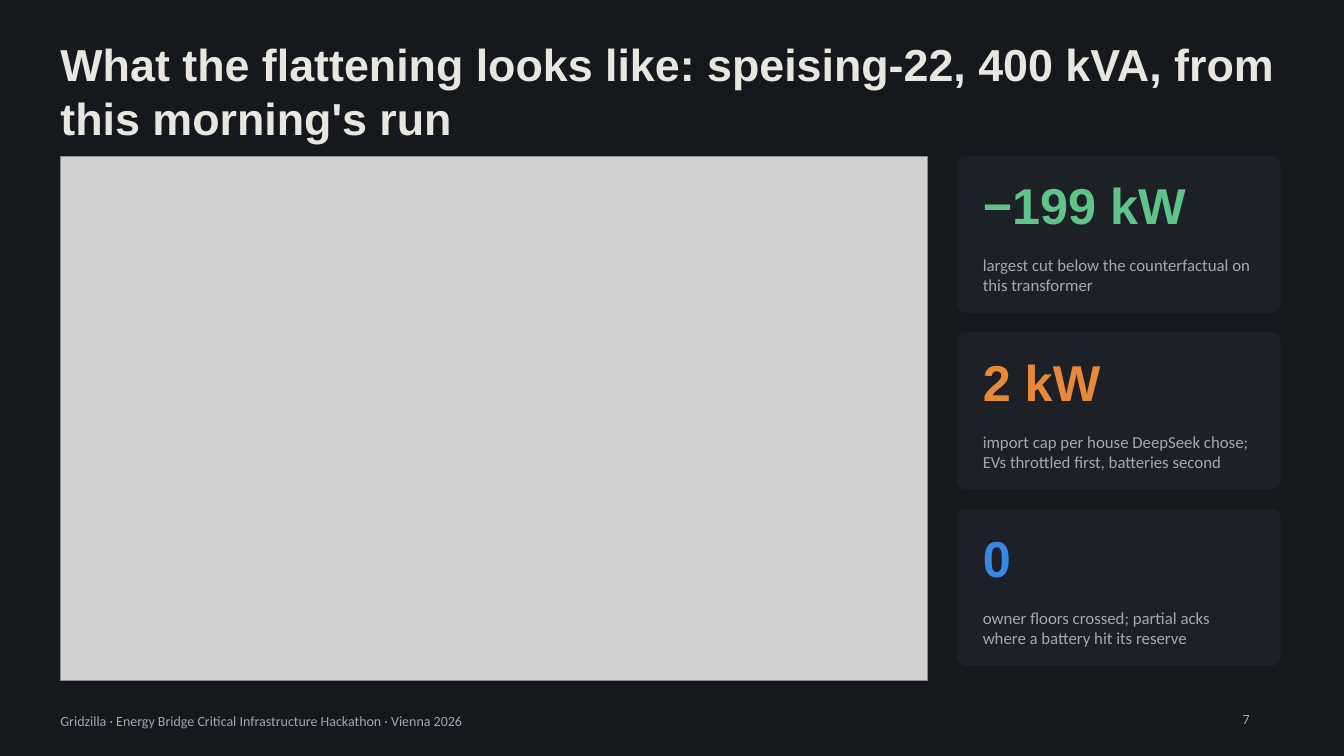
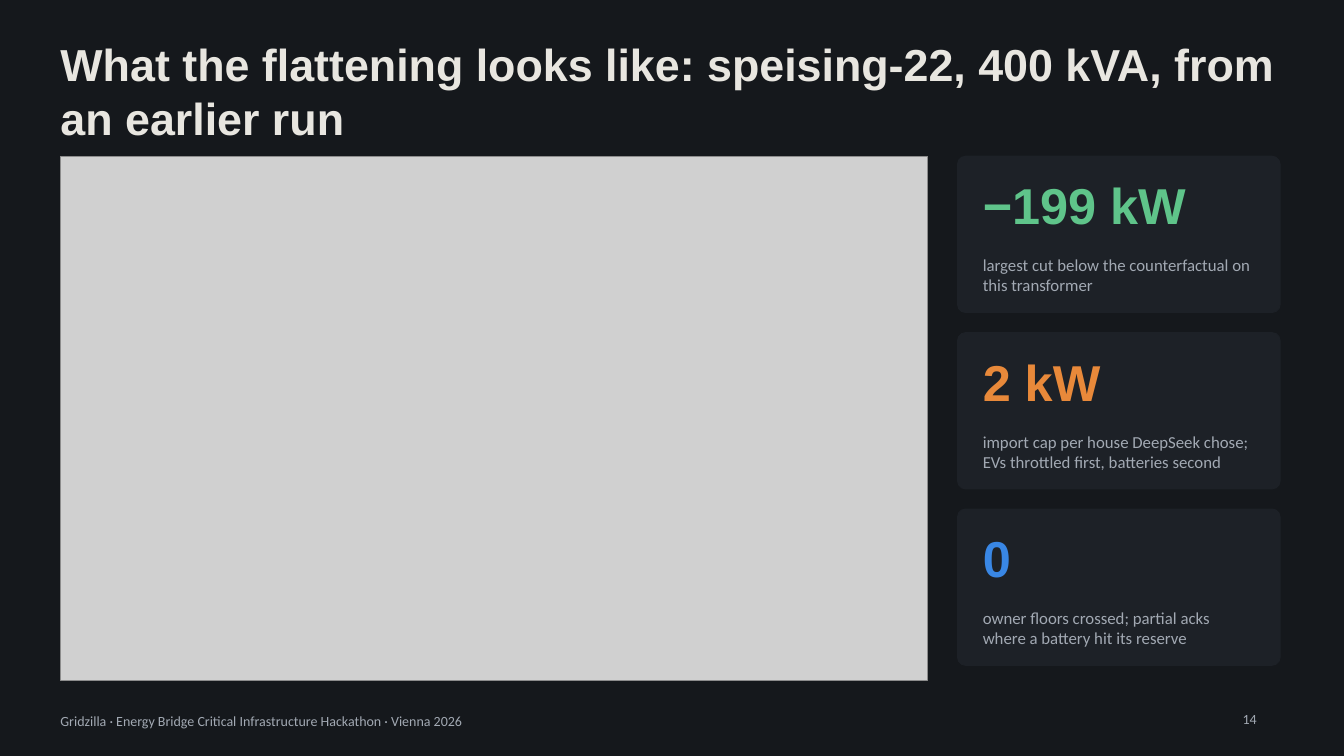
Before and after one commit to mathewstars/Gridzilla, a slide deck: slide 14 of docs/Gridzilla-pitch.pptx (slide 7 before the commit). Drawn at 1344x756 pixels with LibreOffice and Linux fonts; fonts in the diff are those of the drawing; grey boxes stand for pictures. Boxes give left, top, right and bottom in pixels: in the first picture for what was removed or moved away, otherwise in the second. Text is boxed around its words. In the diff, an @@ line names an element or a change of style, - is before the commit and + after.

```diff
--- a/docs/Gridzilla-pitch.pptx
+++ b/docs/Gridzilla-pitch.pptx
@@ title at (60,48,1274,136): text changed @@
-What the flattening looks like: speising-22, 400 kVA, from this morning's run
+What the flattening looks like: speising-22, 400 kVA, from an earlier run
@@ page number at (1243,715,1257,724): text changed @@
-7
+14
```
Also in this commit, not shown: 1 other slide changed, 2 other files.
